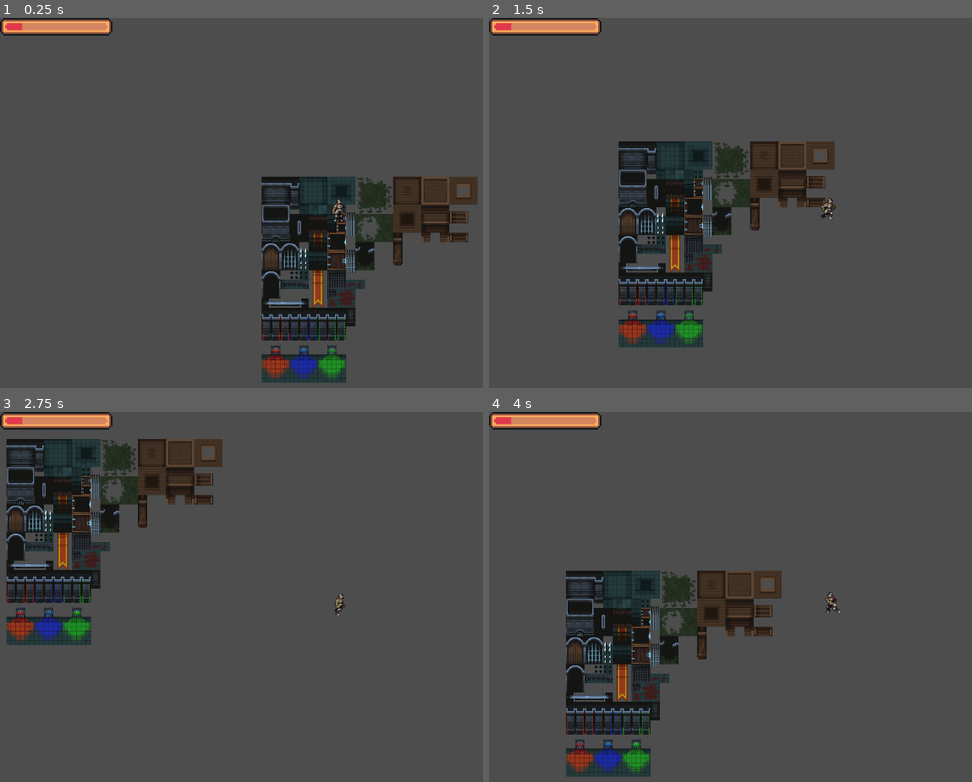
Above: before the commit, frames 1-4 (two rows, left to right).
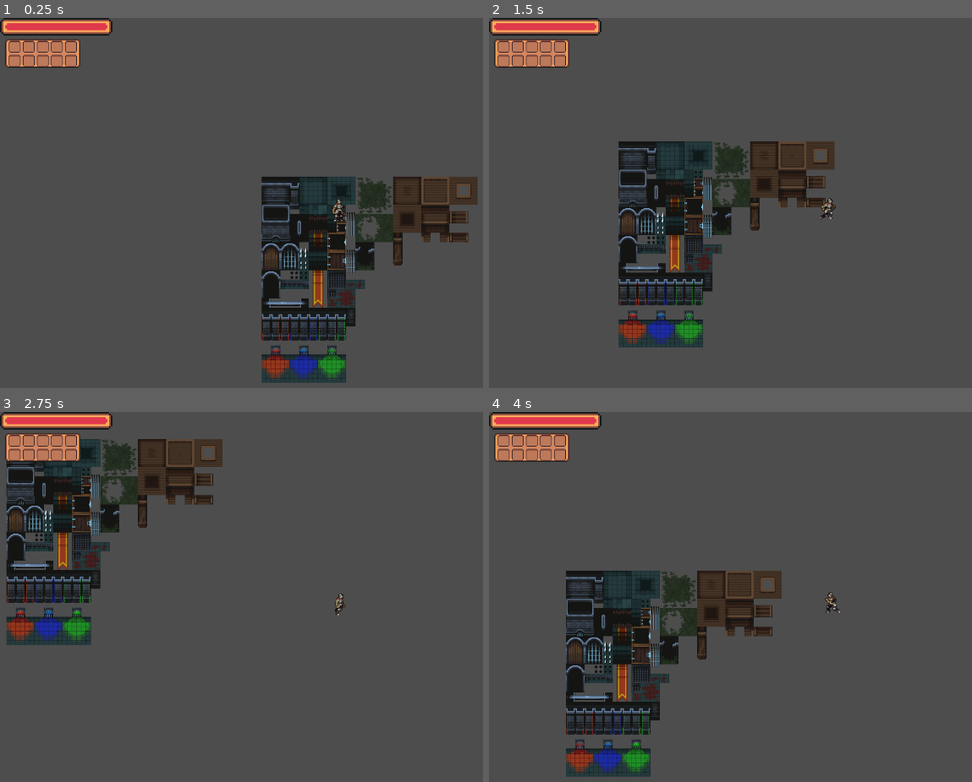
Above: after the commit, the same moments.

Repository: Gavy197/The-Big-Game-
Game: Godot game, scene res://Scenes/tempScene.tscn
The game is run twice, just before and just after one commit, with the same random seed, the same clock (stepped at 60 frames per second) and the same inputs.
Inputs:
- Up to frame 1 (0.25 s): no input
- Up to frame 2 (1.5 s): tap Enter at 0.5 s; hold D (walkRight) 0.53-1.28 s; hold S (walkDown) from 1.28 s (still down)
- Up to frame 3 (2.75 s): release S (walkDown) at 2.03 s; hold D (walkRight) from 2.03 s (still down)
- Up to frame 4 (4 s): release D (walkRight) at 2.78 s; hold W (walkUp) 2.78-3.53 s; hold A (walkLeft) from 3.53 s (still down)

The runs differ from the first frame. In frame 1, 1.5% of the frame differs, in the area x 1-23%, y 1-14%; in frame 2, 1.5%; in frame 3, 1.5%; in frame 4, 1.5%.

Commit message:
inventory sprite done

Diff:
--- a/Scenes/HUD/canvas_layer.tscn
+++ b/Scenes/HUD/canvas_layer.tscn
@@ -1,8 +1,8 @@
 [gd_scene load_steps=4 format=3 uid="uid://c6mrf76fn7r2o"]
 
 [ext_resource type="Script" path="res://Scripts/gui/HealthBar.gd" id="1_ovs8a"]
-[ext_resource type="Texture2D" uid="uid://dhqg7jthb51xq" path="res://Scenes/HUD/healthbarUnder.png" id="3_itwwr"]
-[ext_resource type="Texture2D" uid="uid://c7rfs4xynhrg0" path="res://Scenes/HUD/healthbarProgress.png" id="4_dmyu4"]
+[ext_resource type="Texture2D" uid="uid://dhqg7jthb51xq" path="res://Assets/HUD Items/healthbarUnder.png" id="3_itwwr"]
+[ext_resource type="Texture2D" uid="uid://c7rfs4xynhrg0" path="res://Assets/HUD Items/healthbarProgress.png" id="4_dmyu4"]
 
 [node name="ParentCanvasLayer" type="CanvasLayer"]
 
--- a/Scenes/HUD/gui.tres
+++ /dev/null
@@ -1,3 +0,0 @@
-[gd_resource type="Theme" format=3 uid="uid://dmerp1it5lka2"]
-
-[resource]
--- /dev/null
+++ b/Scenes/HUD/inventory/inventory_gui.tscn
@@ -0,0 +1,60 @@
+[gd_scene load_steps=3 format=3 uid="uid://do4ibyxu1e7gf"]
+
+[ext_resource type="Texture2D" uid="uid://cclrds06p8ay3" path="res://Assets/HUD Items/InventoryRect.png" id="1_ees7o"]
+[ext_resource type="PackedScene" uid="uid://jgln0815u8kh" path="res://Scenes/HUD/inventory/slot_gui.tscn" id="2_lbeuf"]
+
+[node name="InventoryGui" type="Control"]
+layout_mode = 3
+anchors_preset = 15
+anchor_right = 1.0
+anchor_bottom = 1.0
+grow_horizontal = 2
+grow_vertical = 2
+
+[node name="NinePatchRect" type="NinePatchRect" parent="."]
+layout_mode = 0
+offset_right = 128.0
+offset_bottom = 49.0
+texture = ExtResource("1_ees7o")
+patch_margin_left = 6
+patch_margin_top = 6
+patch_margin_right = 6
+patch_margin_bottom = 6
+
+[node name="GridContainer" type="GridContainer" parent="NinePatchRect"]
+layout_mode = 0
+offset_left = 6.0
+offset_top = 3.0
+offset_right = 122.0
+offset_bottom = 47.0
+columns = 5
+
+[node name="Slot" parent="NinePatchRect/GridContainer" instance=ExtResource("2_lbeuf")]
+layout_mode = 2
+
+[node name="Slot2" parent="NinePatchRect/GridContainer" instance=ExtResource("2_lbeuf")]
+layout_mode = 2
+
+[node name="Slot3" parent="NinePatchRect/GridContainer" instance=ExtResource("2_lbeuf")]
+layout_mode = 2
+
+[node name="Slot4" parent="NinePatchRect/GridContainer" instance=ExtResource("2_lbeuf")]
+layout_mode = 2
+
+[node name="Slot5" parent="NinePatchRect/GridContainer" instance=ExtResource("2_lbeuf")]
+layout_mode = 2
+
+[node name="Slot6" parent="NinePatchRect/GridContainer" instance=ExtResource("2_lbeuf")]
+layout_mode = 2
+
+[node name="Slot7" parent="NinePatchRect/GridContainer" instance=ExtResource("2_lbeuf")]
+layout_mode = 2
+
+[node name="Slot8" parent="NinePatchRect/GridContainer" instance=ExtResource("2_lbeuf")]
+layout_mode = 2
+
+[node name="Slot9" parent="NinePatchRect/GridContainer" instance=ExtResource("2_lbeuf")]
+layout_mode = 2
+
+[node name="Slot10" parent="NinePatchRect/GridContainer" instance=ExtResource("2_lbeuf")]
+layout_mode = 2
--- /dev/null
+++ b/Scenes/HUD/inventory/slot_gui.tscn
@@ -0,0 +1,14 @@
+[gd_scene load_steps=2 format=3 uid="uid://jgln0815u8kh"]
+
+[ext_resource type="Texture2D" uid="uid://bstcxyimfenm0" path="res://Assets/HUD Items/inventorySlot.png" id="1_qeho7"]
+
+[node name="Slot" type="Panel"]
+self_modulate = Color(1, 1, 1, 0)
+custom_minimum_size = Vector2(20, 20)
+offset_right = 40.0
+offset_bottom = 40.0
+
+[node name="Sprite2D" type="Sprite2D" parent="."]
+texture = ExtResource("1_qeho7")
+centered = false
+vframes = 2
--- a/Scenes/tempScene.tscn
+++ b/Scenes/tempScene.tscn
@@ -1,8 +1,9 @@
-[gd_scene load_steps=4 format=3 uid="uid://xb7cvnmogeb8"]
+[gd_scene load_steps=5 format=3 uid="uid://xb7cvnmogeb8"]
 
 [ext_resource type="Texture2D" uid="uid://ltmw0m4psiys" path="res://Assets/Tilesets/dungeon tileset/Tiles.png" id="1_jkkxa"]
 [ext_resource type="PackedScene" uid="uid://bo3q1nxbpek1r" path="res://Scenes/Players/main_player.tscn" id="2_uwci4"]
 [ext_resource type="PackedScene" uid="uid://c6mrf76fn7r2o" path="res://Scenes/HUD/canvas_layer.tscn" id="3_opqy1"]
+[ext_resource type="PackedScene" uid="uid://do4ibyxu1e7gf" path="res://Scenes/HUD/inventory/inventory_gui.tscn" id="4_ph6c5"]
 
 [node name="Node2D" type="Node2D"]
 
@@ -13,3 +14,9 @@
 position = Vector2(-67, -124)
 
 [node name="CanvasLayer" parent="." instance=ExtResource("3_opqy1")]
+
+[node name="InventoryGui" parent="CanvasLayer" instance=ExtResource("4_ph6c5")]
+offset_left = 9.0
+offset_top = 36.0
+offset_right = 9.0
+offset_bottom = 36.0
--- a/main_player.gd
+++ b/main_player.gd
@@ -6,7 +6,8 @@
 const SPEED = 300.0
 
 #Varibales
-@export var currentHealth: int = 20
+@export var currentHealth: int = 100
+
 @export var maxHealth: int = 100
 
 #Onreadys
Binary file added: Assets/HUD Items/InventoryRect.png
Not shown, added: Assets/HUD Items/InventoryRect.png.import
Binary file added: Assets/HUD Items/TilesetWallSimple-transparentbg.png
Not shown, added: Assets/HUD Items/TilesetWallSimple-transparentbg.png.import
Renamed: Scenes/HUD/healthbarProgress.png -> Assets/HUD Items/healthbarProgress.png
Not shown, changed: Assets/HUD Items/healthbarProgress.png.import
Renamed: Scenes/HUD/healthbarUnder.png -> Assets/HUD Items/healthbarUnder.png
Not shown, added: Assets/HUD Items/healthbarUnder.png.import
Binary file added: Assets/HUD Items/inventorySlot.png
Not shown, changed: Assets/HUD Items/inventorySlot.png.import
